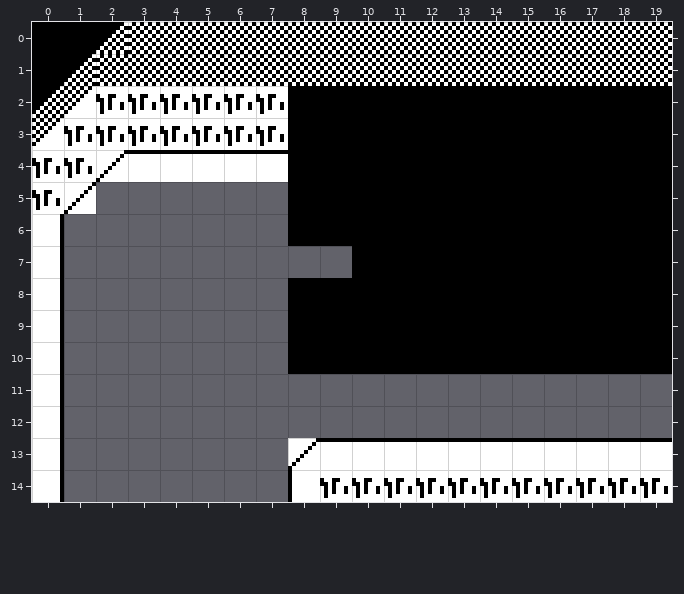
Two states of a Tiled map (JSON), projects/project3Y/assets/maps/map2.json. Above: the version before the commit.
Cells are 16x16 px. Shown: x 0..19, y 0..14.
And afterwards:
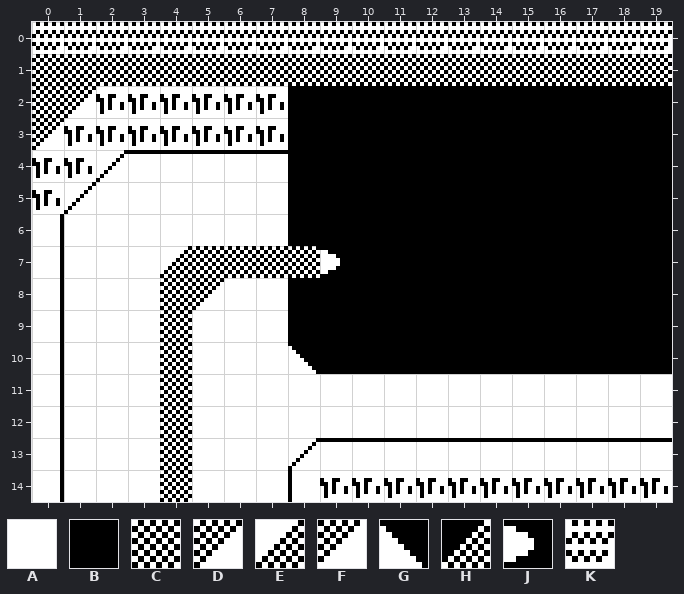
Key: from "map_tileset": A 0, B 1, C 2, D 3, E 6, F 7, G 12, H 15, J 100, K 125.
_ is an empty cell.
Tiles replaced or removed in this view: B, C, F, H.
Tiles of an added or newly shown layer are drawn over the layers below it.
Change:
Changed rows in their new state; . is an unchanged cell.
Layer "background" (now shown):
first column x 1:
 5 .AAAAAA............
 6 AAAAAAA............
 7 AAAECCCCJ..........
 8 AAACDAA............
 9 AAACAAA............
10 AAACAAA............
11 AAACAAAAAAAAAAAAAAA
12 AAACAAAAAAAAAAAAAAA
13 AAACAAA............
14 AAACAAA............
Layer "blocked":
first column x 0:
 0 KKKKKKKKKKKKKKKKKKKK
 1 CC..................
 2 CD..................
 3 D...................
first column x 8:
10 G
Where, in picture pixels (left, top, right, bottom), the same in both pictures:
changed: (32, 22, 672, 150)
changed: (64, 182, 672, 502)
